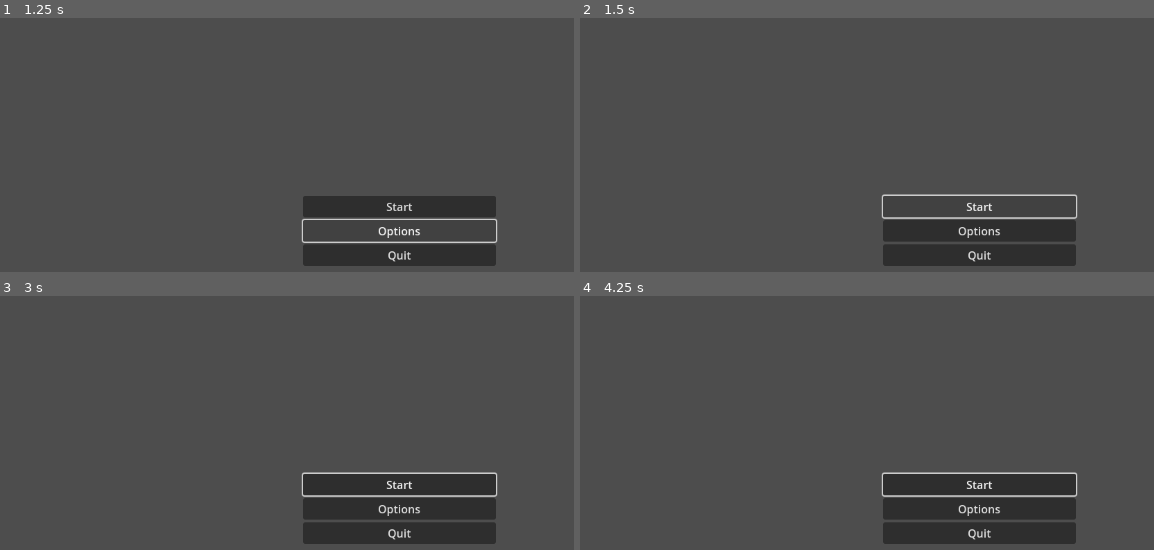
Above: before the commit, frames 1-4 (two rows, left to right).
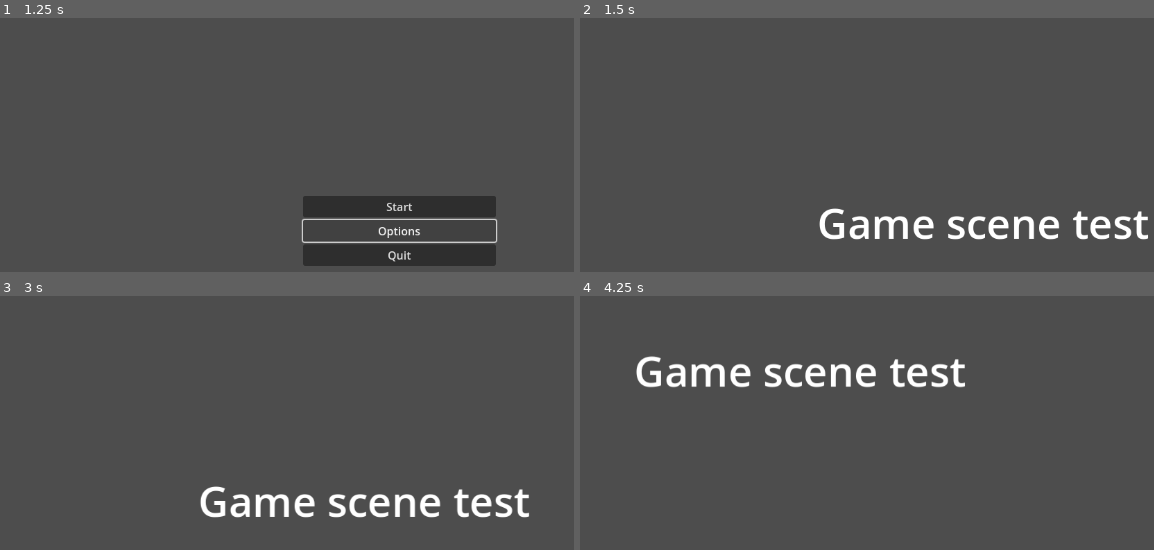
Above: after the commit, the same moments.

Repository: TheModidGuy/nea
Game: Godot game, scene res://Scene/Map/Main Menu.tscn
The game is run twice, just before and just after one commit, with the same random seed, the same clock (stepped at 60 frames per second) and the same inputs. Before the commit the project starts from res://Scene/Main Menu.tscn.
Inputs (mouse positions are in pixels of both pictures, inside the frame that each line leads up to):
- Up to frame 1 (1.25 s): click "Options" at 0.5 s
- Up to frame 2 (1.5 s): click "Start" at 1.25 s
- Up to frame 3 (3 s): click (401, 483) at 2 s, where only the run before the commit has a clickable "Start"; tap Enter at 2.75 s; move the mouse to (outside the picture) at 2.77 s; hold D (move_right, bound only after the commit) from 2.78 s (still down); hold Shift (sprint, bound only after the commit) from 2.78 s (still down); click (outside the picture) at 2.92 s
- Up to frame 4 (4.25 s): move the mouse to (821, 529) at 3.52 s; release D (move_right, bound only after the commit) at 3.53 s; release Shift (sprint, bound only after the commit) at 3.53 s; hold S (move_down, bound only after the commit) from 3.53 s (still down); tap Shift (sprint, bound only after the commit) at 3.6 s; click (821, 529) at 3.67 s

Frame 1 is identical in both runs. In frame 2, 7.5% of the frame differs, in the area x 41-99%, y 69-98%; in frame 3, 10%; in frame 4, 11%, in the area x 9-87%, y 23-98%.
Error before the commit: Invalid call. Nonexistent function 'change_scene' in base 'SceneTree'. (res://scripts/main_menu.gd:9)

Commit message:
camera + start on tile

Diff:
--- a/Scene/Game.tscn
+++ /dev/null
@@ -1,5 +0,0 @@
-[gd_scene format=3 uid="uid://cs4yg2ev4t7rj"]
-
-[node name="Game" type="Node"]
-
-[node name="HexTileMap" type="Node2D" parent="."]
--- /dev/null
+++ b/Scene/Map/Game.tscn
@@ -0,0 +1,28 @@
+[gd_scene load_steps=2 format=3 uid="uid://cs4yg2ev4t7rj"]
+
+[ext_resource type="PackedScene" uid="uid://c2cq5jjjb88ml" path="res://Scene/camera.tscn" id="1_bmxq8"]
+
+[node name="Game" type="Node"]
+
+[node name="Camera" type="Node" parent="."]
+
+[node name="MainCamera" parent="Camera" instance=ExtResource("1_bmxq8")]
+position = Vector2(571, 335)
+
+[node name="Label" type="Label" parent="."]
+anchors_preset = 8
+anchor_left = 0.5
+anchor_top = 0.5
+anchor_right = 0.5
+anchor_bottom = 0.5
+offset_left = -217.0
+offset_top = -57.0
+offset_right = 217.0
+offset_bottom = 57.0
+grow_horizontal = 2
+grow_vertical = 2
+size_flags_horizontal = 4
+theme_override_font_sizes/font_size = 60
+text = "Game scene test"
+horizontal_alignment = 1
+vertical_alignment = 1
--- a/Scene/Main Menu.tscn
+++ b/Scene/Map/Main Menu.tscn
@@ -38,3 +38,5 @@
 text = "Quit"
 
 [connection signal="pressed" from="VBoxContainer/StartButton" to="." method="_on_start_button_pressed"]
+[connection signal="pressed" from="VBoxContainer/OptionsButton" to="." method="_on_options_button_pressed"]
+[connection signal="pressed" from="VBoxContainer/QuitButton" to="." method="_on_quit_button_pressed"]
--- /dev/null
+++ b/Scene/camera.tscn
@@ -0,0 +1,8 @@
+[gd_scene load_steps=2 format=3 uid="uid://c2cq5jjjb88ml"]
+
+[ext_resource type="Script" uid="uid://bna1hm34ud4dm" path="res://scripts/camera.gd" id="1_veevr"]
+
+[node name="MainCamera" type="Node2D"]
+
+[node name="Camera2D" type="Camera2D" parent="."]
+script = ExtResource("1_veevr")
--- /dev/null
+++ b/Scene/tile.tscn
@@ -0,0 +1,3 @@
+[gd_scene format=3 uid="uid://c5h2up1fankgb"]
+
+[node name="Tile" type="Node2D"]
--- a/project.godot
+++ b/project.godot
@@ -14,3 +14,31 @@
 run/main_scene="uid://0egcb67xnip2"
 config/features=PackedStringArray("4.5", "Forward Plus")
 config/icon="res://icon.svg"
+
+[input]
+
+move_up={
+"deadzone": 0.2,
+"events": [Object(InputEventKey,"resource_local_to_scene":false,"resource_name":"","device":-1,"window_id":0,"alt_pressed":false,"shift_pressed":false,"ctrl_pressed":false,"meta_pressed":false,"pressed":false,"keycode":0,"physical_keycode":87,"key_label":0,"unicode":119,"location":0,"echo":false,"script":null)
+]
+}
+move_down={
+"deadzone": 0.2,
+"events": [Object(InputEventKey,"resource_local_to_scene":false,"resource_name":"","device":-1,"window_id":0,"alt_pressed":false,"shift_pressed":false,"ctrl_pressed":false,"meta_pressed":false,"pressed":false,"keycode":0,"physical_keycode":83,"key_label":0,"unicode":115,"location":0,"echo":false,"script":null)
+]
+}
+move_left={
+"deadzone": 0.2,
+"events": [Object(InputEventKey,"resource_local_to_scene":false,"resource_name":"","device":-1,"window_id":0,"alt_pressed":false,"shift_pressed":false,"ctrl_pressed":false,"meta_pressed":false,"pressed":false,"keycode":0,"physical_keycode":65,"key_label":0,"unicode":97,"location":0,"echo":false,"script":null)
+]
+}
+move_right={
+"deadzone": 0.2,
+"events": [Object(InputEventKey,"resource_local_to_scene":false,"resource_name":"","device":-1,"window_id":0,"alt_pressed":false,"shift_pressed":false,"ctrl_pressed":false,"meta_pressed":false,"pressed":false,"keycode":0,"physical_keycode":68,"key_label":0,"unicode":100,"location":0,"echo":false,"script":null)
+]
+}
+sprint={
+"deadzone": 0.2,
+"events": [Object(InputEventKey,"resource_local_to_scene":false,"resource_name":"","device":-1,"window_id":0,"alt_pressed":false,"shift_pressed":false,"ctrl_pressed":false,"meta_pressed":false,"pressed":false,"keycode":0,"physical_keycode":4194325,"key_label":0,"unicode":0,"location":0,"echo":false,"script":null)
+]
+}
--- /dev/null
+++ b/scripts/camera.gd
@@ -0,0 +1,47 @@
+extends Camera2D
+
+# camera controller
+@export var moveSpeed: float = 200.0
+@export var moveMultiplier: float = 2.0
+@export var acceleration: float = 5.0
+@export var zoomSpeed: float = 0.25
+@export var zoomMin: float = 0.5
+@export var zoomMax: float = 5.0
+
+var currentSpeed = 0.0
+
+func _process(delta: float) -> void:
+	# spriting check
+	var targetSpeed = moveSpeed
+	if Input.is_action_pressed("sprint"):
+		targetSpeed *= moveMultiplier
+
+	currentSpeed = lerp(currentSpeed, targetSpeed, delta * acceleration)
+
+	var input_vector = Vector2.ZERO
+
+	# movement handling
+	if Input.is_action_pressed("move_up"):
+		input_vector.y -= 1
+	if Input.is_action_pressed("move_down"):
+		input_vector.y += 1
+	if Input.is_action_pressed("move_left"):
+		input_vector.x -= 1
+	if Input.is_action_pressed("move_right"):
+		input_vector.x += 1
+
+	if input_vector != Vector2.ZERO:
+		input_vector = input_vector.normalized()
+		position += input_vector * currentSpeed * delta
+
+# zoom
+func _unhandled_input(event: InputEvent) -> void:
+	if event is InputEventMouseButton and event.pressed:
+		if event.button_index == MOUSE_BUTTON_WHEEL_DOWN:
+			zoom -= Vector2(zoomSpeed, zoomSpeed)
+		elif event.button_index == MOUSE_BUTTON_WHEEL_UP:
+			zoom += Vector2(zoomSpeed, zoomSpeed)
+
+		# Clamp zoom
+		zoom.x = clamp(zoom.x, zoomMin, zoomMax)
+		zoom.y = clamp(zoom.y, zoomMin, zoomMax)
--- a/scripts/main_menu.gd
+++ b/scripts/main_menu.gd
@@ -5,9 +5,16 @@
 func _ready() -> void:
 	pass # Replace with function body.
 
+# start
 func _on_start_button_pressed() -> void:
-	get_tree().change_scene("res://Scene/Game.tscn")
+	print("Start pressed")
+	get_tree().change_scene_to_file("res://Scene/Map/Game.tscn")
 
-# adding this as a test for github
+# quit
+func _on_quit_button_pressed() -> void:
+	print("Quit pressed")
+	get_tree().quit()
 
-# adding this from the laptop as a test please god make this work
+# options
+func _on_options_button_pressed() -> void:
+	pass # Replace with function body.
Not shown: 2 places in Scene/Map/Main Menu.tscn that only renumber resources
Not shown, added: scripts/camera.gd.uid
